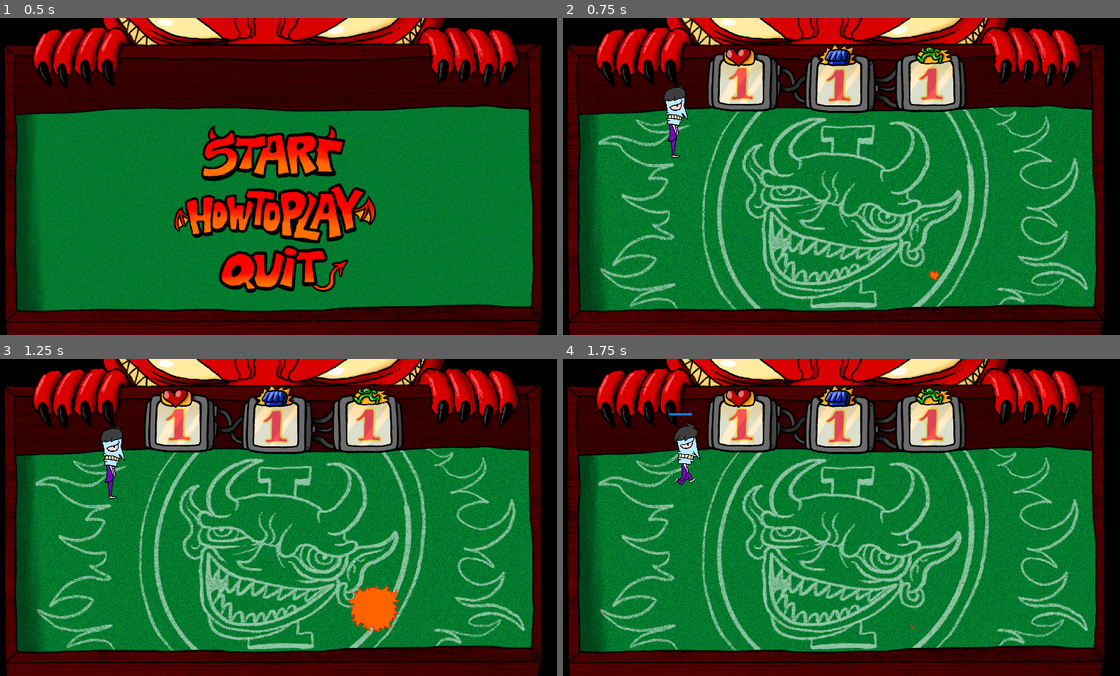
Above: before the commit, frames 1-4 (two rows, left to right).
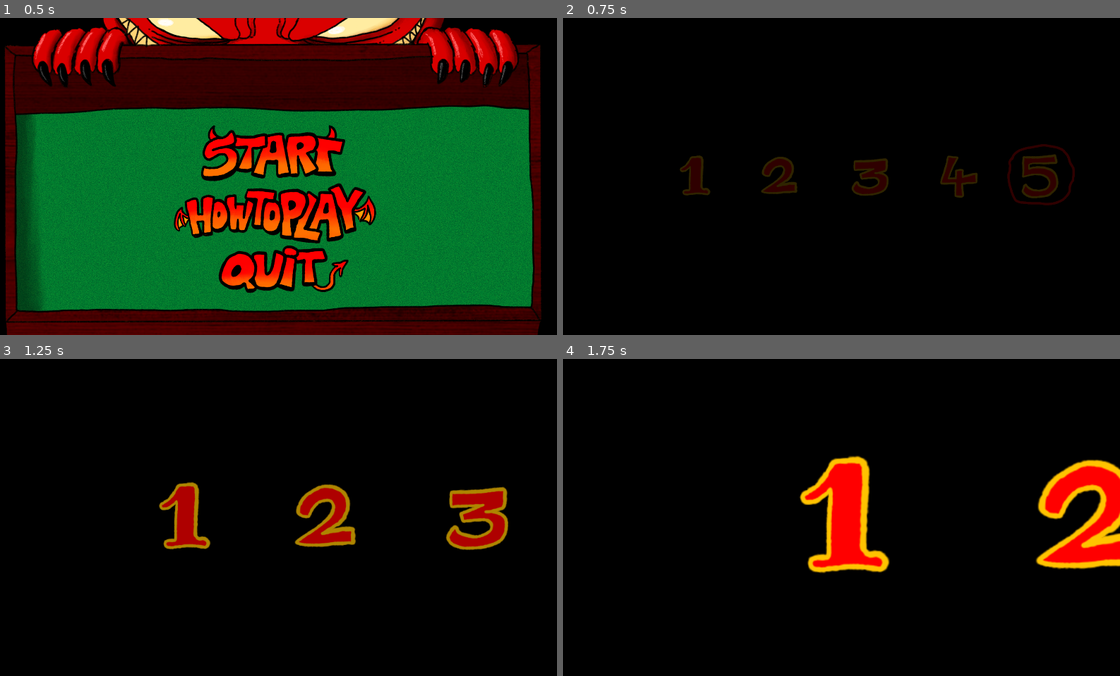
Above: after the commit, the same moments.

Repository: TheSeahorse/GMTK2022
Game: Godot game, scene res://Main.tscn
The game is run twice, just before and just after one commit, with the same random seed, the same clock (stepped at 60 frames per second) and the same inputs.
Inputs (mouse positions are in pixels of both pictures, inside the frame that each line leads up to):
- Up to frame 1 (0.5 s): no input
- Up to frame 2 (0.75 s): click (835, 154) at 0.5 s
- Up to frame 3 (1.25 s): no input
- Up to frame 4 (1.75 s): move the mouse to (964, 501) at 1.27 s; hold D (move_right) from 1.28 s (still down); hold Right mouse button (attack) from 1.28 s (still down)

Frame 1 is identical in both runs. In frame 2, 89% of the frame differs, in the area x 0-98%, y 0-100%; in frame 3, 89%; in frame 4, 90%, in the area x 0-100%, y 0-100%.

Commit message:
level transitions

Diff:
--- a/Game.gd
+++ b/Game.gd
@@ -28,6 +28,8 @@
 var level5 = [[1,1,1],[2,2,2],[3,3,3],[4,4,4],[1,1,2,2,3,3,4,4]]
 var wave = 1
 var wave_over = false
+var in_transition = true
+var spawned_first_wave = false
 
 func _ready():
     rng.randomize()
@@ -36,12 +38,13 @@
     player.connect("enemy_detected", self, "_player_detected_enemy")
     player.z_index = 1
     add_child(player)
-    start_level()
-
-
-func _process(_delta):
-    check_cursor_hold()
-    check_cleared_wave()
+    $AnimationPlayer.play("Level1")
+
+
+func _physics_process(_delta):
+    if not in_transition and spawned_first_wave:
+        check_cursor_hold()
+        check_cleared_wave()
 
 
 func check_cursor_hold():
@@ -66,7 +69,6 @@
             wave_cleared()
 
 func level_cleared():
-    print("level_cleared")
     if lev_clear:
         return
     lev_clear = true
@@ -90,6 +92,8 @@
     wave = 1
     $Background.play(str(level))
     spawn_wave()
+    in_transition = false
+    spawned_first_wave = true
 
 func spawn_wave():
     print("spawn_wave")
@@ -149,7 +153,9 @@
         c.queue_free()
     goal.queue_free()
     level += 1
-    start_level()
+    in_transition = true
+    spawned_first_wave = false
+    $AnimationPlayer.play("Level" + str(level))
 
 func _player_detected_enemy(body):
     var layer = body.get_collision_layer()
@@ -193,3 +199,7 @@
     p.position = pos
     p.set_direction(direction)
     $Projectiles.call_deferred("add_child", p)
+
+
+func _on_AnimationPlayer_animation_finished(anim_name):
+    start_level()
--- a/Game.tscn
+++ b/Game.tscn
@@ -8,6 +8,8 @@
 [ext_resource path="res://assets/Backgrounds/board4.png" type="Texture" id=6]
 [ext_resource path="res://assets/Backgrounds/board2.png" type="Texture" id=7]
 [ext_resource path="res://assets/Backgrounds/board5.png" type="Texture" id=8]
+[ext_resource path="res://assets/Backgrounds/level_transition.png" type="Texture" id=9]
+[ext_resource path="res://assets/Backgrounds/black.png" type="Texture" id=10]
 
 [sub_resource type="SpriteFrames" id=1]
 animations = [ {
@@ -31,11 +33,322 @@
 "name": "3",
 "speed": 5.0
 }, {
-"frames": [ ExtResource( 8 ) ],
+"frames": [ ExtResource( 7 ) ],
 "loop": true,
-"name": "5",
+"name": "2",
 "speed": 5.0
 } ]
+
+[sub_resource type="Animation" id=2]
+resource_name = "Level1"
+length = 5.0
+tracks/0/type = "value"
+tracks/0/path = NodePath("TransitionBackground:modulate")
+tracks/0/interp = 1
+tracks/0/loop_wrap = true
+tracks/0/imported = false
+tracks/0/enabled = true
+tracks/0/keys = {
+"times": PoolRealArray( 0, 4, 5 ),
+"transitions": PoolRealArray( 1, 1, 1 ),
+"update": 0,
+"values": [ Color( 1, 1, 1, 1 ), Color( 1, 1, 1, 1 ), Color( 1, 1, 1, 0 ) ]
+}
+tracks/1/type = "value"
+tracks/1/path = NodePath("Transition:self_modulate")
+tracks/1/interp = 1
+tracks/1/loop_wrap = true
+tracks/1/imported = false
+tracks/1/enabled = true
+tracks/1/keys = {
+"times": PoolRealArray( 0, 1, 3, 4 ),
+"transitions": PoolRealArray( 1, 1, 1, 1 ),
+"update": 0,
+"values": [ Color( 1, 1, 1, 0 ), Color( 1, 1, 1, 1 ), Color( 1, 1, 1, 1 ), Color( 1, 1, 1, 0 ) ]
+}
+tracks/2/type = "value"
+tracks/2/path = NodePath("Camera:position")
+tracks/2/interp = 1
+tracks/2/loop_wrap = true
+tracks/2/imported = false
+tracks/2/enabled = true
+tracks/2/keys = {
+"times": PoolRealArray( 0, 1, 3, 4 ),
+"transitions": PoolRealArray( 1, 1, 1, 1 ),
+"update": 0,
+"values": [ Vector2( 0, 0 ), Vector2( -526, 0 ), Vector2( -526, 0 ), Vector2( 0, 0 ) ]
+}
+tracks/3/type = "value"
+tracks/3/path = NodePath("Camera:zoom")
+tracks/3/interp = 1
+tracks/3/loop_wrap = true
+tracks/3/imported = false
+tracks/3/enabled = true
+tracks/3/keys = {
+"times": PoolRealArray( 0, 1, 3, 4 ),
+"transitions": PoolRealArray( 1, 1, 1, 1 ),
+"update": 0,
+"values": [ Vector2( 1, 1 ), Vector2( 0.3, 0.3 ), Vector2( 0.3, 0.3 ), Vector2( 1, 1 ) ]
+}
+
+[sub_resource type="Animation" id=4]
+resource_name = "Level2"
+length = 7.0
+tracks/0/type = "value"
+tracks/0/path = NodePath("TransitionBackground:modulate")
+tracks/0/interp = 1
+tracks/0/loop_wrap = true
+tracks/0/imported = false
+tracks/0/enabled = true
+tracks/0/keys = {
+"times": PoolRealArray( 0, 1, 6, 7 ),
+"transitions": PoolRealArray( 1, 1, 1, 1 ),
+"update": 0,
+"values": [ Color( 1, 1, 1, 0 ), Color( 1, 1, 1, 1 ), Color( 1, 1, 1, 1 ), Color( 1, 1, 1, 0 ) ]
+}
+tracks/1/type = "value"
+tracks/1/path = NodePath("Transition:self_modulate")
+tracks/1/interp = 1
+tracks/1/loop_wrap = true
+tracks/1/imported = false
+tracks/1/enabled = true
+tracks/1/keys = {
+"times": PoolRealArray( 1, 2, 5, 6 ),
+"transitions": PoolRealArray( 1, 1, 1, 1 ),
+"update": 0,
+"values": [ Color( 1, 1, 1, 0 ), Color( 1, 1, 1, 1 ), Color( 1, 1, 1, 1 ), Color( 1, 1, 1, 0 ) ]
+}
+tracks/2/type = "value"
+tracks/2/path = NodePath("Camera:position")
+tracks/2/interp = 1
+tracks/2/loop_wrap = true
+tracks/2/imported = false
+tracks/2/enabled = true
+tracks/2/keys = {
+"times": PoolRealArray( 1, 2, 3.5, 5, 6 ),
+"transitions": PoolRealArray( 1, 1, 1, 1, 1 ),
+"update": 0,
+"values": [ Vector2( 0, 0 ), Vector2( -526, 0 ), Vector2( -269, 0 ), Vector2( -269, 0 ), Vector2( 0, 0 ) ]
+}
+tracks/3/type = "value"
+tracks/3/path = NodePath("Camera:zoom")
+tracks/3/interp = 1
+tracks/3/loop_wrap = true
+tracks/3/imported = false
+tracks/3/enabled = true
+tracks/3/keys = {
+"times": PoolRealArray( 1, 2, 3.5, 5, 6 ),
+"transitions": PoolRealArray( 1, 1, 1, 1, 1 ),
+"update": 0,
+"values": [ Vector2( 1, 1 ), Vector2( 0.3, 0.3 ), Vector2( 0.3, 0.3 ), Vector2( 0.3, 0.3 ), Vector2( 1, 1 ) ]
+}
+
+[sub_resource type="Animation" id=5]
+resource_name = "Level3"
+length = 7.0
+tracks/0/type = "value"
+tracks/0/path = NodePath("TransitionBackground:modulate")
+tracks/0/interp = 1
+tracks/0/loop_wrap = true
+tracks/0/imported = false
+tracks/0/enabled = true
+tracks/0/keys = {
+"times": PoolRealArray( 0, 1, 6, 7 ),
+"transitions": PoolRealArray( 1, 1, 1, 1 ),
+"update": 0,
+"values": [ Color( 1, 1, 1, 0 ), Color( 1, 1, 1, 1 ), Color( 1, 1, 1, 1 ), Color( 1, 1, 1, 0 ) ]
+}
+tracks/1/type = "value"
+tracks/1/path = NodePath("Transition:self_modulate")
+tracks/1/interp = 1
+tracks/1/loop_wrap = true
+tracks/1/imported = false
+tracks/1/enabled = true
+tracks/1/keys = {
+"times": PoolRealArray( 1, 2, 5, 6 ),
+"transitions": PoolRealArray( 1, 1, 1, 1 ),
+"update": 0,
+"values": [ Color( 1, 1, 1, 0 ), Color( 1, 1, 1, 1 ), Color( 1, 1, 1, 1 ), Color( 1, 1, 1, 0 ) ]
+}
+tracks/2/type = "value"
+tracks/2/path = NodePath("Camera:position")
+tracks/2/interp = 1
+tracks/2/loop_wrap = true
+tracks/2/imported = false
+tracks/2/enabled = true
+tracks/2/keys = {
+"times": PoolRealArray( 1, 2, 3.5, 5, 6 ),
+"transitions": PoolRealArray( 1, 1, 1, 1, 1 ),
+"update": 0,
+"values": [ Vector2( 0, 0 ), Vector2( -269, 0 ), Vector2( 0, 0 ), Vector2( 0, 0 ), Vector2( 0, 0 ) ]
+}
+tracks/3/type = "value"
+tracks/3/path = NodePath("Camera:zoom")
+tracks/3/interp = 1
+tracks/3/loop_wrap = true
+tracks/3/imported = false
+tracks/3/enabled = true
+tracks/3/keys = {
+"times": PoolRealArray( 1, 2, 3.5, 5, 6 ),
+"transitions": PoolRealArray( 1, 1, 1, 1, 1 ),
+"update": 0,
+"values": [ Vector2( 1, 1 ), Vector2( 0.3, 0.3 ), Vector2( 0.3, 0.3 ), Vector2( 0.3, 0.3 ), Vector2( 1, 1 ) ]
+}
+
+[sub_resource type="Animation" id=6]
+resource_name = "Level4"
+length = 7.0
+tracks/0/type = "value"
+tracks/0/path = NodePath("TransitionBackground:modulate")
+tracks/0/interp = 1
+tracks/0/loop_wrap = true
+tracks/0/imported = false
+tracks/0/enabled = true
+tracks/0/keys = {
+"times": PoolRealArray( 0, 1, 6, 7 ),
+"transitions": PoolRealArray( 1, 1, 1, 1 ),
+"update": 0,
+"values": [ Color( 1, 1, 1, 0 ), Color( 1, 1, 1, 1 ), Color( 1, 1, 1, 1 ), Color( 1, 1, 1, 0 ) ]
+}
+tracks/1/type = "value"
+tracks/1/path = NodePath("Transition:self_modulate")
+tracks/1/interp = 1
+tracks/1/loop_wrap = true
+tracks/1/imported = false
+tracks/1/enabled = true
+tracks/1/keys = {
+"times": PoolRealArray( 1, 2, 5, 6 ),
+"transitions": PoolRealArray( 1, 1, 1, 1 ),
+"update": 0,
+"values": [ Color( 1, 1, 1, 0 ), Color( 1, 1, 1, 1 ), Color( 1, 1, 1, 1 ), Color( 1, 1, 1, 0 ) ]
+}
+tracks/2/type = "value"
+tracks/2/path = NodePath("Camera:position")
+tracks/2/interp = 1
+tracks/2/loop_wrap = true
+tracks/2/imported = false
+tracks/2/enabled = true
+tracks/2/keys = {
+"times": PoolRealArray( 1, 2, 3.5, 5, 6 ),
+"transitions": PoolRealArray( 1, 1, 1, 1, 1 ),
+"update": 0,
+"values": [ Vector2( 0, 0 ), Vector2( 0, 0 ), Vector2( 270, 0 ), Vector2( 270, 0 ), Vector2( 0, 0 ) ]
+}
+tracks/3/type = "value"
+tracks/3/path = NodePath("Camera:zoom")
+tracks/3/interp = 1
+tracks/3/loop_wrap = true
+tracks/3/imported = false
+tracks/3/enabled = true
+tracks/3/keys = {
+"times": PoolRealArray( 1, 2, 3.5, 5, 6 ),
+"transitions": PoolRealArray( 1, 1, 1, 1, 1 ),
+"update": 0,
+"values": [ Vector2( 1, 1 ), Vector2( 0.3, 0.3 ), Vector2( 0.3, 0.3 ), Vector2( 0.3, 0.3 ), Vector2( 1, 1 ) ]
+}
+
+[sub_resource type="Animation" id=7]
+resource_name = "Level5"
+length = 7.0
+tracks/0/type = "value"
+tracks/0/path = NodePath("TransitionBackground:modulate")
+tracks/0/interp = 1
+tracks/0/loop_wrap = true
+tracks/0/imported = false
+tracks/0/enabled = true
+tracks/0/keys = {
+"times": PoolRealArray( 0, 1, 6, 7 ),
+"transitions": PoolRealArray( 1, 1, 1, 1 ),
+"update": 0,
+"values": [ Color( 1, 1, 1, 0 ), Color( 1, 1, 1, 1 ), Color( 1, 1, 1, 1 ), Color( 1, 1, 1, 0 ) ]
+}
+tracks/1/type = "value"
+tracks/1/path = NodePath("Transition:self_modulate")
+tracks/1/interp = 1
+tracks/1/loop_wrap = true
+tracks/1/imported = false
+tracks/1/enabled = true
+tracks/1/keys = {
+"times": PoolRealArray( 1, 2, 5, 6 ),
+"transitions": PoolRealArray( 1, 1, 1, 1 ),
+"update": 0,
+"values": [ Color( 1, 1, 1, 0 ), Color( 1, 1, 1, 1 ), Color( 1, 1, 1, 1 ), Color( 1, 1, 1, 0 ) ]
+}
+tracks/2/type = "value"
+tracks/2/path = NodePath("Camera:position")
+tracks/2/interp = 1
+tracks/2/loop_wrap = true
+tracks/2/imported = false
+tracks/2/enabled = true
+tracks/2/keys = {
+"times": PoolRealArray( 1, 2, 3.5, 5, 6 ),
+"transitions": PoolRealArray( 1, 1, 1, 1, 1 ),
+"update": 0,
+"values": [ Vector2( 0, 0 ), Vector2( 270, 0 ), Vector2( 500, 0 ), Vector2( 500, 0 ), Vector2( 0, 0 ) ]
+}
+tracks/3/type = "value"
+tracks/3/path = NodePath("Camera:zoom")
+tracks/3/interp = 1
+tracks/3/loop_wrap = true
+tracks/3/imported = false
+tracks/3/enabled = true
+tracks/3/keys = {
+"times": PoolRealArray( 1, 2, 3.5, 5, 6 ),
+"transitions": PoolRealArray( 1, 1, 1, 1, 1 ),
+"update": 0,
+"values": [ Vector2( 1, 1 ), Vector2( 0.3, 0.3 ), Vector2( 0.3, 0.3 ), Vector2( 0.3, 0.3 ), Vector2( 1, 1 ) ]
+}
+
+[sub_resource type="Animation" id=3]
+length = 0.001
+tracks/0/type = "value"
+tracks/0/path = NodePath("TransitionBackground:modulate")
+tracks/0/interp = 1
+tracks/0/loop_wrap = true
+tracks/0/imported = false
+tracks/0/enabled = true
+tracks/0/keys = {
+"times": PoolRealArray( 0 ),
+"transitions": PoolRealArray( 1 ),
+"update": 0,
+"values": [ Color( 1, 1, 1, 0 ) ]
+}
+tracks/1/type = "value"
+tracks/1/path = NodePath("Transition:self_modulate")
+tracks/1/interp = 1
+tracks/1/loop_wrap = true
+tracks/1/imported = false
+tracks/1/enabled = true
+tracks/1/keys = {
+"times": PoolRealArray( 0 ),
+"transitions": PoolRealArray( 1 ),
+"update": 0,
+"values": [ Color( 1, 1, 1, 0 ) ]
+}
+tracks/2/type = "value"
+tracks/2/path = NodePath("Camera:position")
+tracks/2/interp = 1
+tracks/2/loop_wrap = true
+tracks/2/imported = false
+tracks/2/enabled = true
+tracks/2/keys = {
+"times": PoolRealArray( 0 ),
+"transitions": PoolRealArray( 1 ),
+"update": 0,
+"values": [ Vector2( 0, 0 ) ]
+}
+tracks/3/type = "value"
+tracks/3/path = NodePath("Camera:zoom")
+tracks/3/interp = 1
+tracks/3/loop_wrap = true
+tracks/3/imported = false
+tracks/3/enabled = true
+tracks/3/keys = {
+"times": PoolRealArray( 0 ),
+"transitions": PoolRealArray( 1 ),
+"update": 0,
+"values": [ Vector2( 1, 1 ) ]
+}
 
 [node name="Game" type="Node2D"]
 script = ExtResource( 1 )
@@ -50,7 +363,7 @@
 
 [node name="Background" type="AnimatedSprite" parent="."]
 frames = SubResource( 1 )
-animation = "3"
+animation = "1"
 centered = false
 
 [node name="Hud" parent="." instance=ExtResource( 3 )]
@@ -70,8 +383,34 @@
 
 [node name="GameOverTimer" type="Timer" parent="."]
 
+[node name="TransitionBackground" type="Sprite" parent="."]
+pause_mode = 2
+modulate = Color( 1, 1, 1, 0 )
+z_index = 2
+texture = ExtResource( 10 )
+centered = false
+
+[node name="Transition" type="Sprite" parent="."]
+pause_mode = 2
+self_modulate = Color( 1, 1, 1, 0 )
+z_index = 2
+texture = ExtResource( 9 )
+centered = false
+
 [node name="Camera" parent="." instance=ExtResource( 4 )]
+pause_mode = 2
+z_index = 3
 offset = Vector2( 960, 540 )
+
+[node name="AnimationPlayer" type="AnimationPlayer" parent="."]
+pause_mode = 2
+anims/Level1 = SubResource( 2 )
+anims/Level2 = SubResource( 4 )
+anims/Level3 = SubResource( 5 )
+anims/Level4 = SubResource( 6 )
+anims/Level5 = SubResource( 7 )
+anims/RESET = SubResource( 3 )
 
 [connection signal="stats_updated" from="Hud" to="." method="_on_Hud_stats_updated"]
 [connection signal="timeout" from="GameOverTimer" to="." method="_on_GameOverTimer_timeout"]
+[connection signal="animation_finished" from="AnimationPlayer" to="." method="_on_AnimationPlayer_animation_finished"]
Not shown: 1 places in Game.tscn that only renumber resources
Binary file added: assets/Backgrounds/black.png
Not shown, added: assets/Backgrounds/black.png.import
Binary file added: assets/Backgrounds/level_transition.png
Not shown, added: assets/Backgrounds/level_transition.png.import
